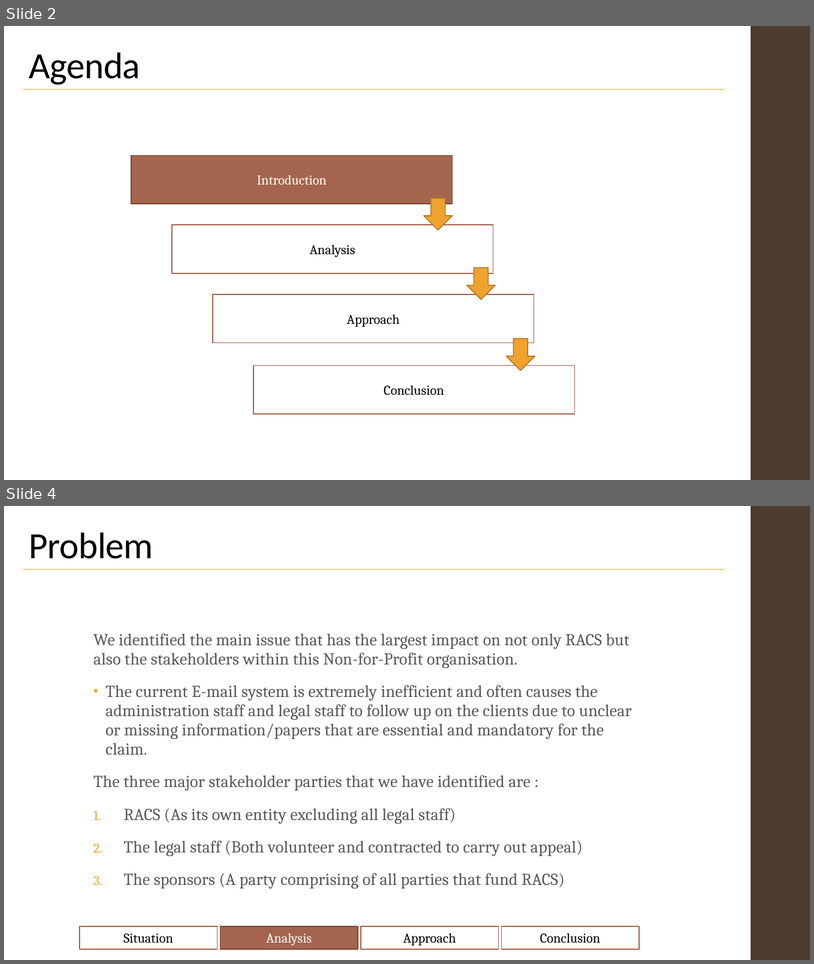
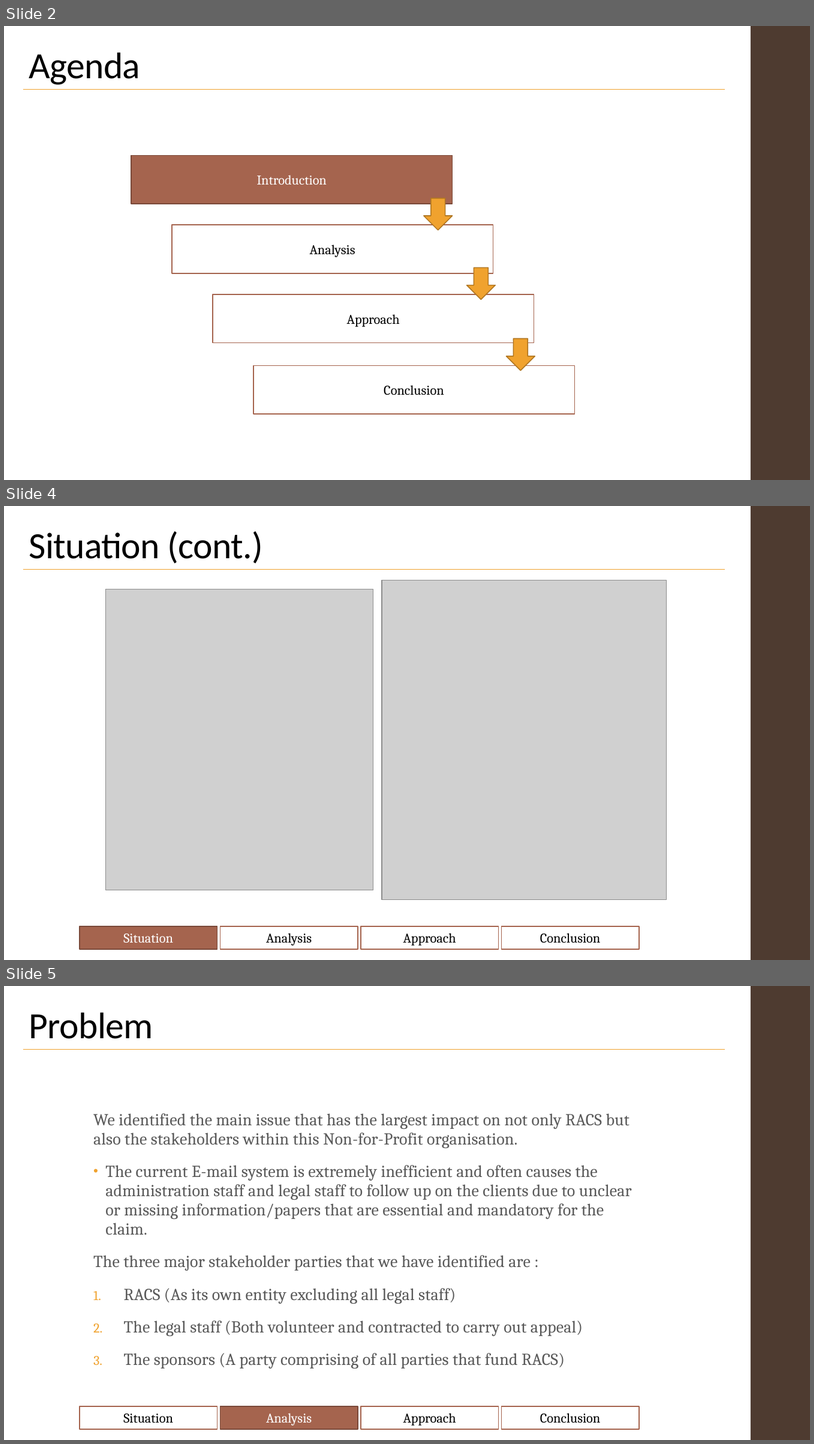
Before and after one commit to Shenganigans/HackJustice-Group-8, a slide deck: notes/Hackathon.pptx. Shown one above the other, each under a label of ours: slides 2 and 4 before the commit, slides 2, 4 and 5 after it; the slides between them are not shown. The pictures are 814x964 and 814x1444 pixels, drawn with LibreOffice and Linux fonts; fonts in the diff are those of the drawing; grey boxes stand for pictures. Boxes give left, top, right and bottom in pixels: in the first picture for what was removed or moved away, otherwise in the second. Text is boxed around its words. In the diff, an @@ line names an element or a change of style, - is before the commit and + after.

```diff
--- a/notes/Hackathon.pptx
+++ b/notes/Hackathon.pptx
@@ slide 4 added at <box>4,506,810,960</box>, background #FFFFFF; not listed: 1 template element that a slide beside it also shows @@
@@ title added at <box>29,531,263,564</box>, 44 pt, text #000000 @@
+Situation (cont.)
@@ line added from (23, 570) to (725, 570), #F0A22E 0.75 pt @@
@@ picture added at <box>105,589,374,889</box> @@
@@ picture added at <box>382,580,667,899</box> @@
@@ rectangle added at <box>80,926,218,949</box>, fill #A5644E, outline #7A4A3A 1.1 pt, 16 pt, text #FFFFFF @@
+Situation
@@ rectangle added at <box>221,926,359,949</box>, fill #FFFFFF, outline #A5644E 1.1 pt, 16 pt, text #000000 @@
+Analysis
@@ rectangle added at <box>361,926,499,949</box>, fill #FFFFFF, outline #A5644E 1.1 pt, 16 pt, text #000000 @@
+Approach
@@ rectangle added at <box>502,926,640,949</box>, fill #FFFFFF, outline #A5644E 1.1 pt, 16 pt, text #000000 @@
+Conclusion
@@ what was slide 4 is now slide 5 @@
```
Also in this commit, not shown: 9 slides changed, 10 other slides added, 9 slides removed.
